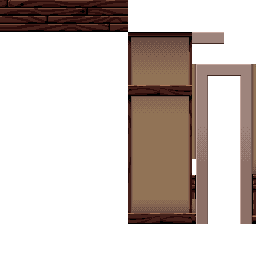
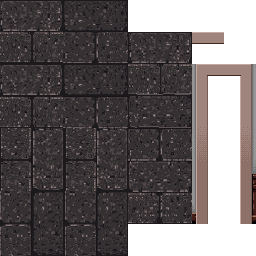
Layers edited between the first and the second 256x256 image:
added layer "Layer 7" above "Layer 6" over [0, 0, 192, 256]
showed "Layer 5" over [0, 0, 128, 256]
showed "Layer 1 copy" over [0, 0, 256, 224]
hid "Layer 1" over [0, 0, 256, 224]